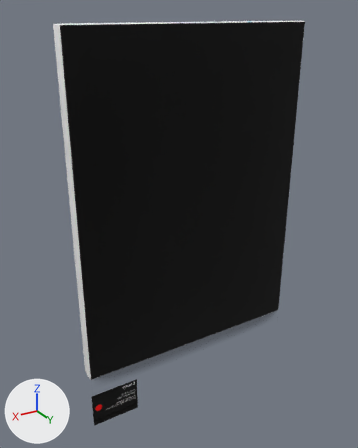
The glTF model ebony.glb: old version first, new version second.
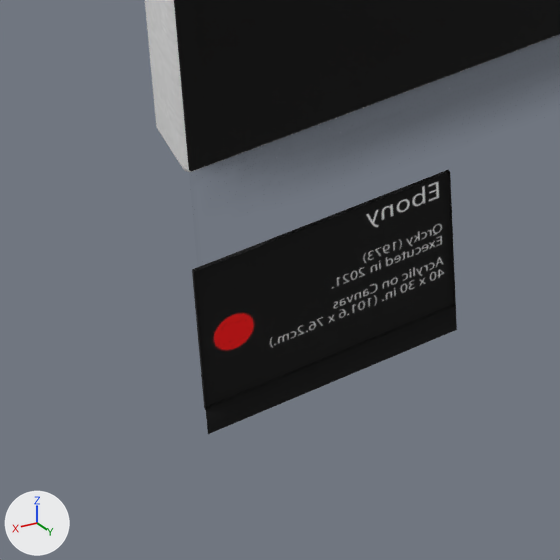
Old and new are each drawn whole from a camera (50 mm lens) standing at (7.74, 11.86, 6.3) and looking at (0.32, -0.5, 0.12) and again close up on the part from 16% to 44% of the width and 78% to 100% of the height. Arrows for +X, +Y and +Z are at lower left; the lights stay in place. Where no turn or scale is listed for an object, it has been applied to the vertices. Vertices at the same position are counted once.

Objects in the first close-up: 'Box001', 'ChamferBox002', 'title'.
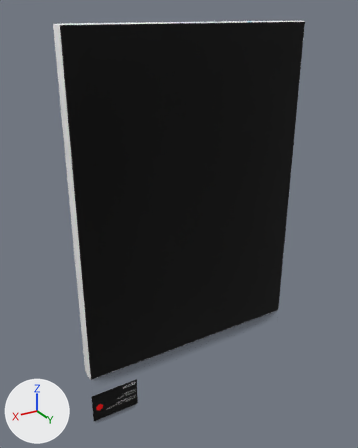
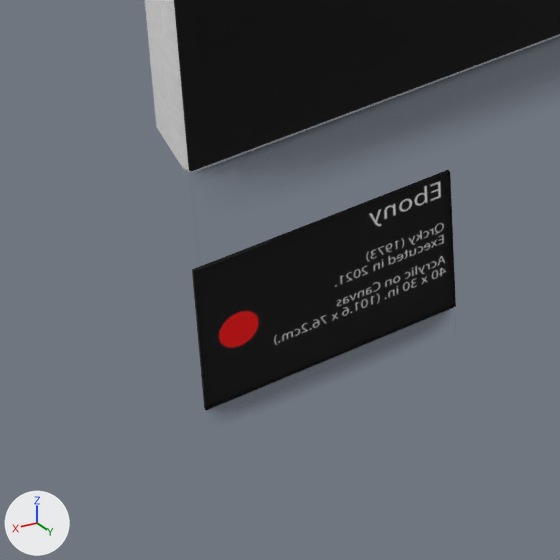
ob_node_5 is not drawn itself; it is the parent of ob_box001.

What changed in the scene script:
```text
Change me_title:
    used by ob_title; location = (3.022, -0.001, -5.335)
    verts and faces of me_title; kept vertices keep their numbers, new ones are numbered from 14
    before: 4 (-0.79, 0.0, -0.5) at pixel (455, 306), 5 (0.79, 0.0, -0.5) at pixel (205, 410), 12 (-0.79, 0.0, -0.68) at pixel (456, 329), 13 (0.79, 0.0, -0.68) at pixel (207, 434)
    remove me_title.from_pydata(...)  # 14 vertices, 20 faces; spans x -0.79..0.79, y -0.02..0.0, z -0.68..0.5
    add me_title.from_pydata(...)  # 12 vertices, 18 faces; spans x -0.79..0.79, y -0.02..0.0, z -0.5..0.5
    me_title part 1
    add delete_vertices([12, 13])  # with the faces that use them
Add me_shadow002:
    me_shadow002.from_pydata(...)  # 8 vertices, 12 faces; spans x -0.78..0.78, y -0.01..0.0, z -0.13..0.13
    me_shadow002.materials.append(mat_shadows)
Change ob_node_5:
    ob_node_5.scale: (1.0, 1.0, 1.0) -> (1.0, 1.0, 0.89)
Add ob_shadow002:
    ob_shadow002 = bpy.data.objects.new('shadow002', me_shadow002)
    ob_shadow002.location = (3.025, 0.0, -5.958)
```

Where the change shows, as pixel boxes (x1, y1, x2, y2) in the close-ups (560 x 560 px):
'title', reshaped (9% shorter): before (192, 170, 457, 434); after (192, 170, 456, 410)
'Box001', rescaled: before (219, 34, 560, 162); after (202, 36, 560, 170)
'shadow002', added: after (209, 307, 451, 408)
part 1 of me_title, deleted (black): before (206, 307, 457, 434)
